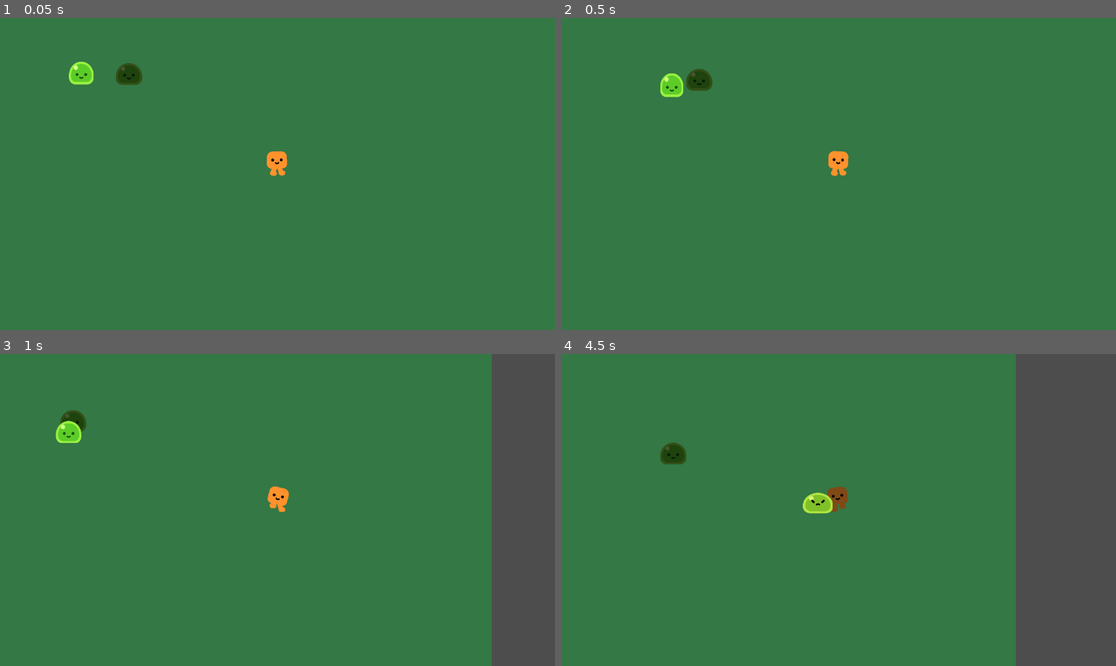
Above: before the commit, frames 1-4 (two rows, left to right).
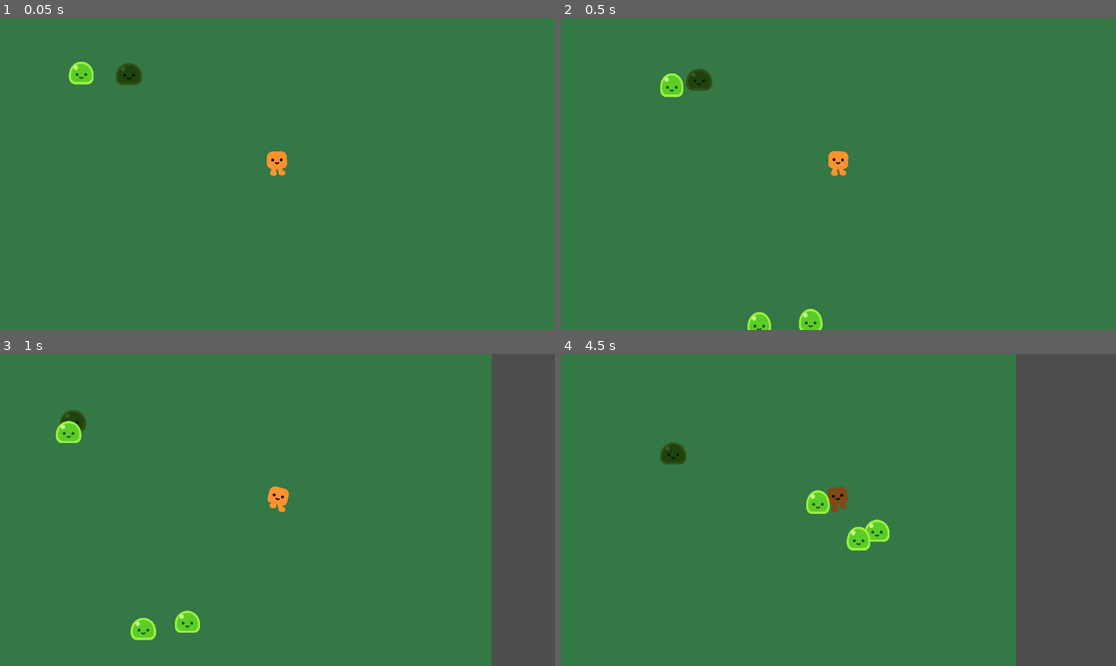
Above: after the commit, the same moments.

Repository: Nalmeder/idleshmup
Game: Godot game, scene res://idleschmup_game.tscn
Same seed, same stepped clock (60 frames per second), same inputs: the game is played once before the commit and once after it.
Inputs:
- Up to frame 1 (0.05 s): no input
- Up to frame 2 (0.5 s): no input
- Up to frame 3 (1 s): hold Right (right) from 0.53 s (still down)
- Up to frame 4 (4.5 s): release Right (right) at 1.28 s; hold Down (down) 1.28-2.03 s; hold Right (right) 2.03-2.78 s; hold Up (up) 2.78-3.53 s; hold Left (left) from 3.53 s (still down)

Frame 1 is identical in both runs. In frame 2, 0.5% of the frame differs, in the area x 33-48%, y 93-100%; in frame 3, 0.6%; in frame 4, 0.8%, in the area x 43-60%, y 43-64%.

Commit message:
added random enemy spawn locations

Diff:
--- /dev/null
+++ b/game_controller.gd
@@ -0,0 +1,13 @@
+extends Node2D
+
+const GREEN_SLIME = preload("res://characters/slime/Green_Slime.tscn")
+
+func _ready():
+	spawn_mob(GREEN_SLIME)
+	spawn_mob(GREEN_SLIME)
+
+func spawn_mob(mob):
+	var new_mob = mob.instantiate()
+	%Spawn_Path.progress_ratio = randf()
+	new_mob.global_position = %Spawn_Path.global_position
+	add_child(new_mob)
--- a/idleschmup_game.tscn
+++ b/idleschmup_game.tscn
@@ -1,13 +1,21 @@
-[gd_scene load_steps=6 format=3 uid="uid://cmhpxbr48eqpo"]
+[gd_scene load_steps=8 format=3 uid="uid://cmhpxbr48eqpo"]
 
 [ext_resource type="PackedScene" uid="uid://cb8xkqgyjp80b" path="res://characters/happy_boo/Player.tscn" id="1_1q1p2"]
+[ext_resource type="Script" path="res://game_controller.gd" id="1_hi5km"]
 [ext_resource type="Script" path="res://characters/happy_boo/attack_range.gd" id="2_1etvy"]
 [ext_resource type="PackedScene" uid="uid://5bgiub0jk47p" path="res://characters/slime/Green_Slime.tscn" id="2_m4g0g"]
 [ext_resource type="PackedScene" uid="uid://dm7x5034kn7wb" path="res://characters/slime/immortal_slime.tscn" id="4_feq3o"]
 
 [sub_resource type="CircleShape2D" id="CircleShape2D_c10p2"]
 
+[sub_resource type="Curve2D" id="Curve2D_cm3mg"]
+_data = {
+"points": PackedVector2Array(0, 0, 0, 0, -165, -159, 0, 0, 0, 0, 2467.88, -159, 0, 0, 0, 0, 2456, 1420, 0, 0, 0, 0, 1148.47, 1431.89, 0, 0, 0, 0, -157.082, 1431.89, 0, 0, 0, 0, -165, -159)
+}
+point_count = 6
+
 [node name="Game" type="Node2D"]
+script = ExtResource("1_hi5km")
 
 [node name="ColorRect" type="ColorRect" parent="."]
 offset_left = -48.0
@@ -37,3 +45,12 @@
 
 [node name="Green_Slime" parent="." instance=ExtResource("2_m4g0g")]
 position = Vector2(317, 242)
+
+[node name="Path2D" type="Path2D" parent="."]
+position = Vector2(-23.2322, -13.4895)
+scale = Vector2(1.02284, 1.0095)
+curve = SubResource("Curve2D_cm3mg")
+
+[node name="Spawn_Path" type="PathFollow2D" parent="Path2D"]
+unique_name_in_owner = true
+position = Vector2(-165, -159)
